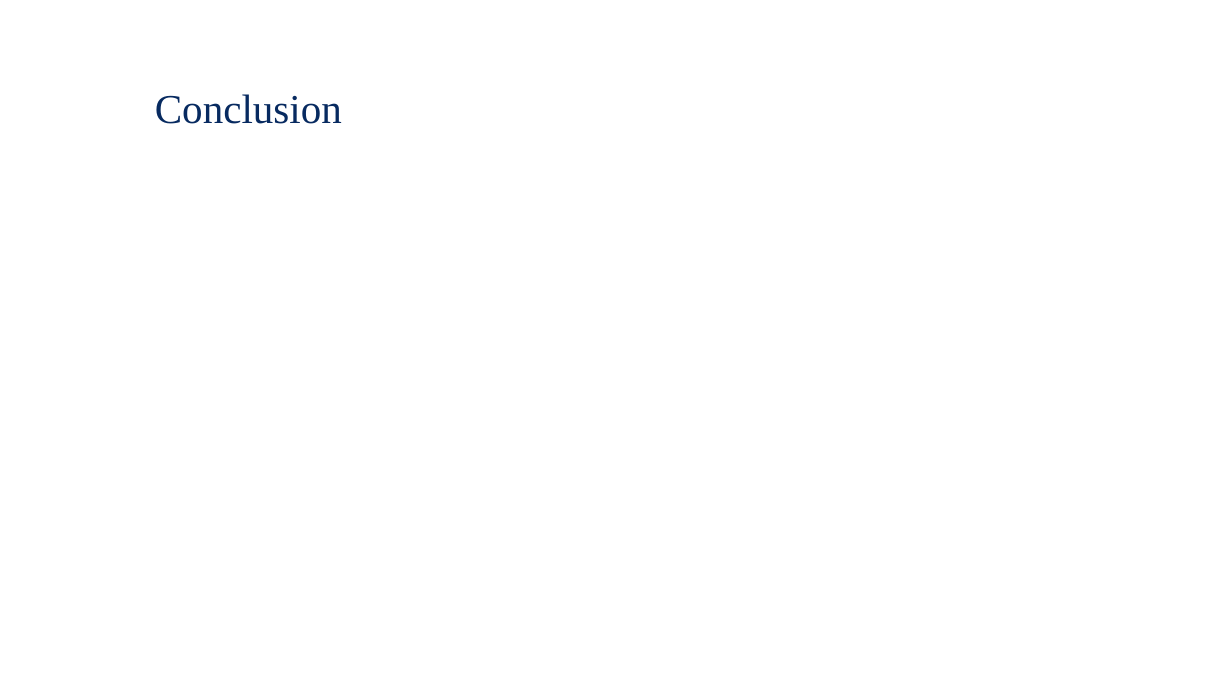
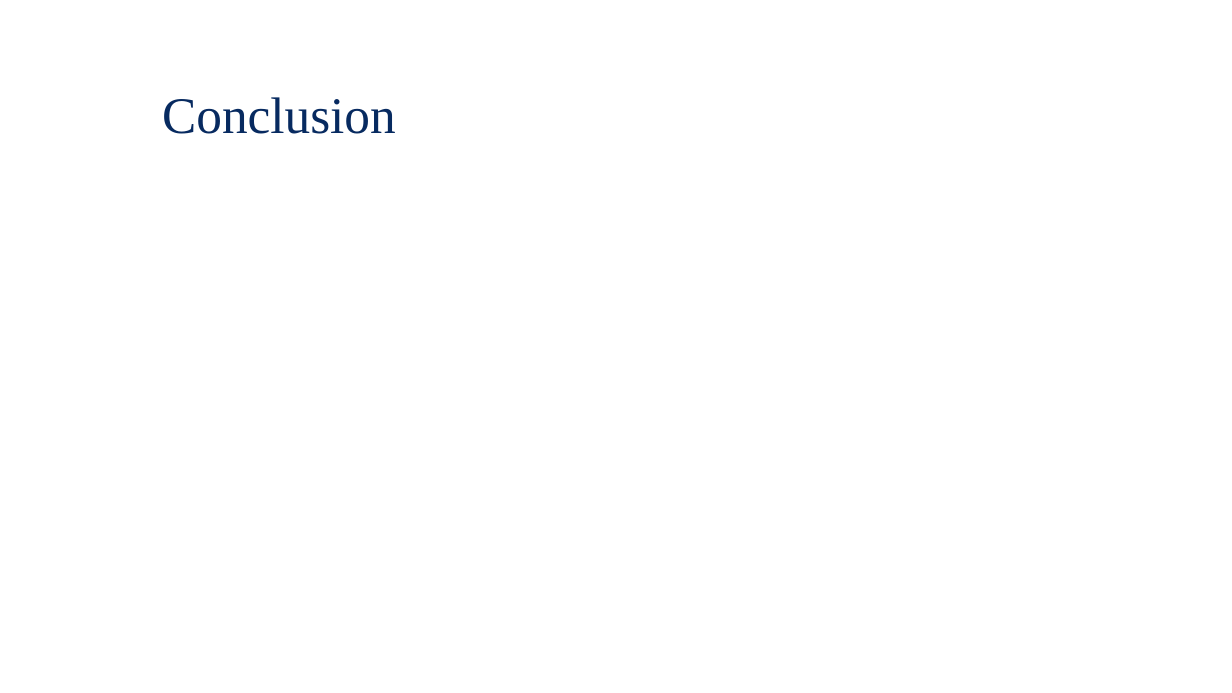
Before and after one commit to Waterbird20/APL2, a slide deck: slide 13 of Raman_Final Presentation.pptx (slide 11 before the commit). Drawn at 1232x693 pixels with LibreOffice and Linux fonts; fonts in the diff are those of the drawing; background and template pictures are left out. Boxes give left, top, right and bottom in pixels: in the first picture for what was removed or moved away, otherwise in the second. Text is boxed around its words. In the diff, an @@ line names an element or a change of style, - is before the commit and + after.

```diff
--- a/Raman_Final Presentation.pptx
+++ b/Raman_Final Presentation.pptx
@@ text "Conclusion": place and size @@
-text "Conclusion" at <box>155,94,342,124</box>
+text "Conclusion" at <box>162,97,396,134</box>
@@ text "Conclusion" at <box>162,97,396,134</box>: size 32 to 40 pt @@
```
Also in this commit, not shown: 8 other slides changed, 4 slides added, 2 slides removed, 2 other files.
